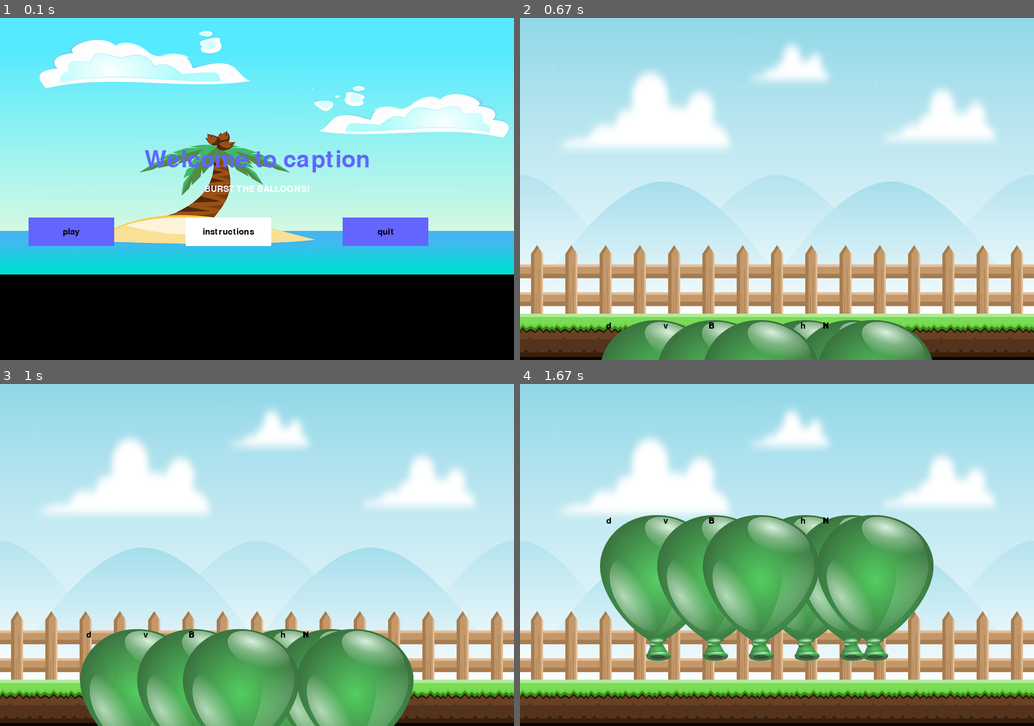
Above: before the commit, frames 1-4 (two rows, left to right).
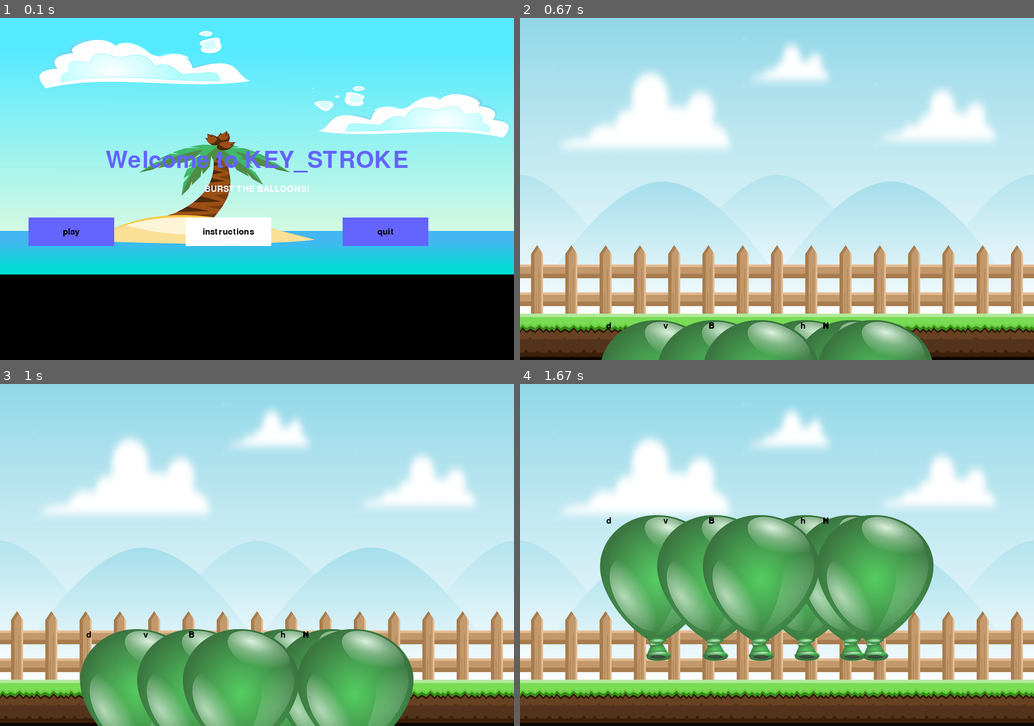
Above: after the commit, the same moments.

Repository: Snehal-Reddy/Pygame-project
Game: pygame game, started from pyg.py
The game is run twice, just before and just after one commit, with the same random seed, the same clock (stepped at 60 frames per second) and the same inputs.
Inputs:
- Up to frame 1 (0.1 s): no input
- Up to frame 2 (0.67 s): click "play" at 0.42 s
- Up to frame 3 (1 s): no input
- Up to frame 4 (1.67 s): no input

The runs differ from the first frame. In frame 1, 1.6% of the frame differs, in the area x 20-80%, y 38-46%; in frame 2, nothing differs; in frame 3, nothing differs; in frame 4, nothing differs.

Commit message:
Update pyg.py

Diff:
--- a/pyg.py
+++ b/pyg.py
@@ -21,7 +21,7 @@
 bg2 = pygame.image.load("background2.png")
 bal = pygame.image.load("balloon_green.png")
 
-pygame.display.set_caption('caption')
+pygame.display.set_caption('KEY_STROKE')
 
 smallfont = pygame.font.SysFont("noteworthy" , 22)
 mediumfont = pygame.font.SysFont("noteworthy" , 40)
@@ -74,7 +74,7 @@
 				quit()
 
 		gd.blit(bg2 ,(0,0))
-		message_to_screen("Welcome to caption" , blue , 0,-50 , "large")
+		message_to_screen("Welcome to KEY_STROKE" , blue , 0,-50 , "large")
 		message_to_screen("BURST THE BALLOONS!" , white , 0,0 , "small")
 
 
